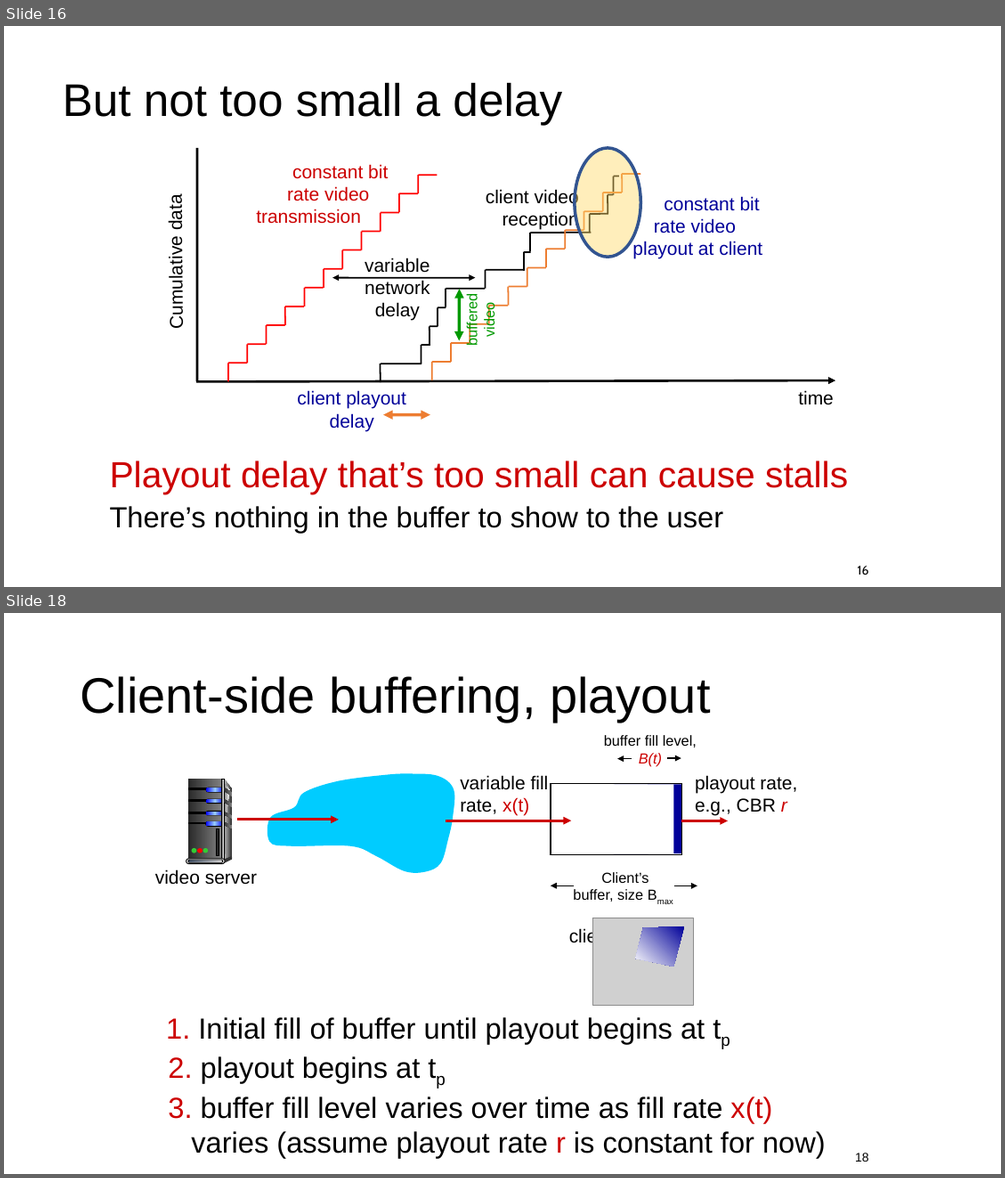
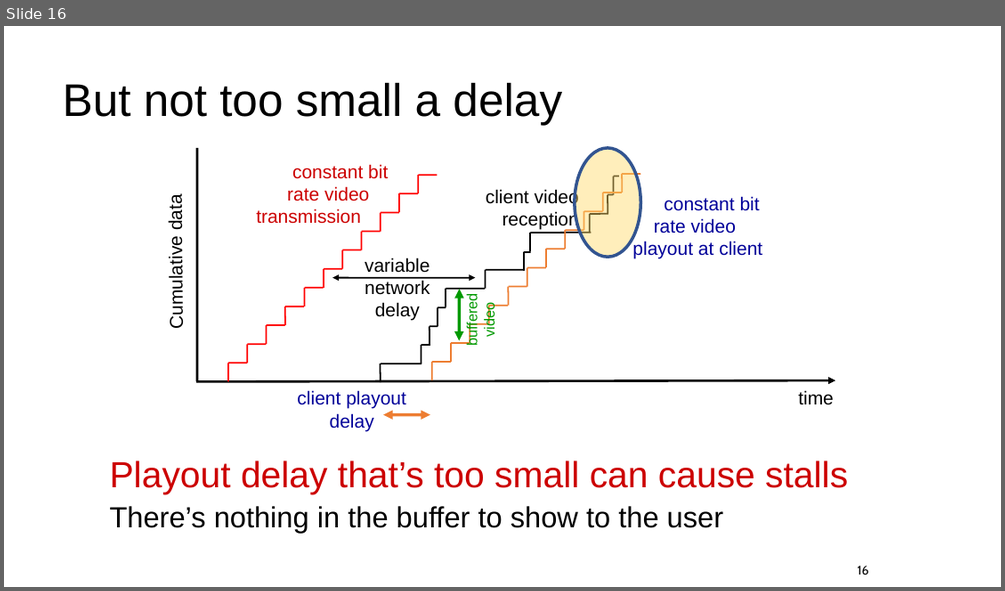
Before and after one commit to ngsrinivas/coursegen, a slide deck: ex/352-F24/staging/352-F24/lectures/09-app-video.pptx. Shown one above the other, each under a label of ours: slides 16 and 18 before the commit, slide 16 after it; the slides between them are not shown. The pictures are 1005x1178 and 1005x591 pixels, drawn with LibreOffice and Linux fonts; fonts in the diff are those of the drawing; grey boxes stand for pictures. Boxes give left, top, right and bottom in pixels: in the first picture for what was removed or moved away, otherwise in the second. Text is boxed around its words. In the diff, an @@ line names an element or a change of style, - is before the commit and + after.

Commit message:
Update lecture 09 and 10 on video

```diff
--- a/ex/352-F24/staging/352-F24/lectures/09-app-video.pptx
+++ b/ex/352-F24/staging/352-F24/lectures/09-app-video.pptx
@@ slide 18 removed at box(4, 613, 1001, 1174), background #FFFFFF @@
@@ title removed at box(80, 676, 710, 722) @@
-Client-side buffering, playout
@@ text removed at box(604, 735, 696, 767) @@
-buffer fill level, B(t)
@@ arrow removed from (631, 759) to (617, 759) @@
@@ arrow removed from (667, 758) to (681, 758) @@
@@ freeform shape removed at box(267, 773, 456, 873) @@
@@ text removed at box(460, 775, 549, 816) @@
-variable fill
-rate, x(t)
@@ rectangle removed at box(550, 784, 681, 854) @@
@@ rectangle removed at box(612, 784, 674, 854) @@
@@ rectangle removed at box(613, 784, 647, 854) @@
@@ rectangle removed at box(614, 785, 648, 854) @@
@@ rectangle removed at box(615, 784, 681, 853) @@
@@ text removed at box(695, 775, 797, 815) @@
-playout rate,
-e.g., CBR r
@@ arrow removed from (237, 819) to (339, 819) @@
@@ arrow removed from (446, 821) to (572, 821) @@
@@ arrow removed from (675, 821) to (728, 821) @@
@@ group removed at box(186, 779, 232, 863): 10 rounded rectangles, 7 freeform shapes, 7 rectangles, 4 ellipses @@
@@ text removed at box(155, 869, 257, 884) @@
-video server
@@ text removed at box(573, 872, 648, 901) @@
-Client’s
-buffer, size Bmax
@@ arrow removed from (574, 886) to (550, 886) @@
@@ arrow removed from (675, 886) to (697, 886) @@
@@ text removed at box(569, 928, 613, 947) @@
-client
@@ picture removed at box(592, 918, 693, 1005) @@
@@ freeform shape removed at box(636, 926, 685, 966) @@
@@ text removed at box(166, 1017, 704, 1044) @@
-1. Initial fill of buffer until playout begins at tp
@@ text removed at box(168, 1056, 825, 1158) @@
-2. playout begins at tp
-3. buffer fill level varies over time as fill rate x(t) varies (assume playout rate r is constant for now)
@@ page number removed at box(855, 1152, 869, 1161) @@
-18
```
Also in this commit, not shown: 15 other slides removed, 4 other files.
